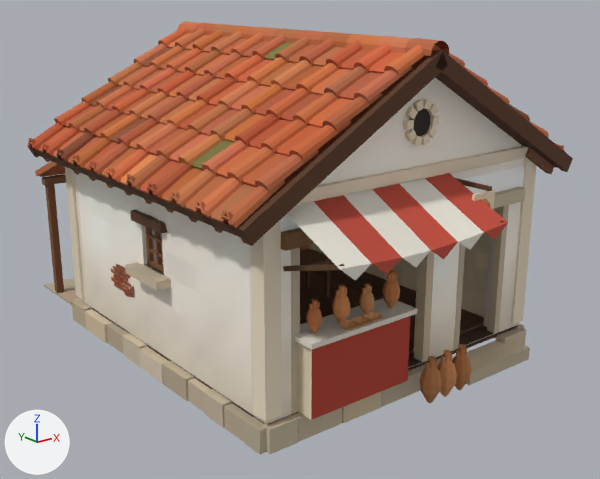
What one commit did to the glTF model godot/assets/kit/houses/artisan_3_1.glb.
Camera for both pictures: a 50 mm lens placed at (-5.69, -7.29, 4.02), pointed at (0.1, -0.05, 1.13). Lighting does not change. The marker at lower left points along +X, +Y and +Z. The first picture is the older version. Vertices at exactly the same position are counted once.

Script lines for the objects in view, before the commit:
```python
me_frieze = bpy.data.meshes.new('Frieze')
me_frieze.from_pydata(...)  # 4 vertices, 2 faces; spans x -1.74..1.74, y -1.96, z 1.88..2.12
me_frieze.materials.append(mat_friezemat)  # picture img_civ_white
me_house = bpy.data.meshes.new('House')
me_house.from_pydata(...)  # 6275 vertices, 8520 faces; spans x -2.22..2.23, y -2.72..3.27, z -0.02..3.51
me_house.materials.append(mat_civkit)
me_walls = bpy.data.meshes.new('Walls')
me_walls.from_pydata(...)  # 539 vertices, 852 faces; spans x -1.81..1.81, y -1.96..1.96, z 0.24..3.38
me_walls.materials.append(mat_civplaster)
ob_frieze = bpy.data.objects.new('Frieze', me_frieze)
ob_frieze.location = (0.0, 0.0, 0.0)
ob_house = bpy.data.objects.new('House', me_house)
ob_house.location = (0.0, 0.0, 0.0)
ob_walls = bpy.data.objects.new('Walls', me_walls)
ob_walls.location = (0.0, 0.0, 0.0)
# also in view: 'Rooms' at (0.0, 0.0, 1.81)
```
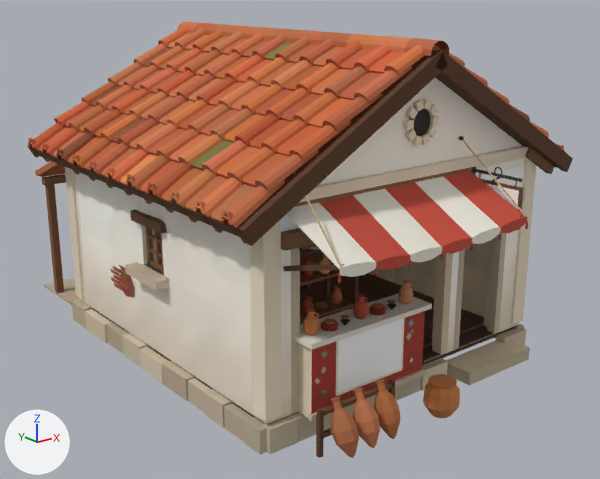
The change, as a diff of the scene's bpy script:
```diff
--- a/godot/assets/kit/houses/artisan_3_1.glb.py
+++ b/godot/assets/kit/houses/artisan_3_1.glb.py
@@ mat_civsign @@
+mat_civsign = bpy.data.materials.new('CivSign')
+# uses the picture img_civ_white
@@ mat_civwood @@
+mat_civwood = bpy.data.materials.new('CivWood')
+# uses the picture img_civ_white
@@ mat_civcloth @@
+mat_civcloth = bpy.data.materials.new('CivCloth')
+# uses the picture img_civ_white
@@ me_house @@
-me_house.from_pydata(...)  # 6275 vertices, 8520 faces; spans x -2.22..2.23, y -2.72..3.27, z -0.02..3.51
+me_house.from_pydata(...)  # 9117 vertices, 13490 faces; spans x -2.22..2.23, y -2.74..3.27, z -0.02..3.51
+# me_house part 1: the loose piece of 8 vertices spanning x 0.2..0.3, y -1.95..-1.83, z 0.24..1.86 is moved by (0.28, 0.0, 0.0)
+# me_house part 2: a new loose piece, a box spanning x -1.46..0.012, y -2.17..-2.13, z 0.24..0.3, in mat_civkit
+# me_house part 3: a new loose piece, a box spanning x -1.154..-0.294, y -2.145..-2.139, z 0.3834..0.9734, in mat_civkit
+# me_house part 4: the loose piece of 8 vertices spanning x -1.37..-1.35, y -2.04..-2.02, z 1.25..1.3 is multiplied about its middle by the matrix ((0.0, 0.79, -0.692), (-1.05, 0.0, 0.0), (0.0, 0.692, 0.79)), then moved by (-0.02, -0.11, -0.67)
+# me_house part 5: a new loose piece, a box spanning x -1.44..0.5, y -2.038..-2.022, z 1.772..1.788, in mat_civkit
+# me_house part 6: the loose piece of 57 vertices spanning x -1.39..-1.25, y -2.1..-1.96, z 1.01..1.33 is rebuilt with 70 vertices and now spans x -1.42..-1.27, y -2.08..-1.94, z 1.01..1.23
+# me_house part 7: 17 loose pieces with 305 vertices, spanning x -1.29..0.57, y -2.45..-1.95, z 0.0..2.16, are deleted
+# me_house part 8: 13 vertices moved from x -1.3..0.43, y -2.22..-1.79, z 0.24..2.1 to x -1.51..0.71, y -2.19..-1.79, z 0.24..2.14; 254 vertices removed from x -1.64..0.63, y -2.72..-1.95, z 1.01..2.22; 3164 vertices added at x -1.67..0.81, y -2.74..-0.96, z 0.0..2.56
+# me_house part 9: 2 kept faces spanning x -1.44..-0.01, y -2.14, z 0.24..0.96 get new vertex colours; the middle colour goes from red #b53f2d to red #a8392a
+# other edits to the shape of me_house do not show in these pictures
 me_house.materials.append(mat_civkit)
+me_house.materials.append(mat_civwood)
+me_house.materials.append(mat_civcloth)
+me_house.materials.append(mat_civsign)
@@ me_walls @@
-me_walls.from_pydata(...)  # 539 vertices, 852 faces; spans x -1.81..1.81, y -1.96..1.96, z 0.24..3.38
+me_walls.from_pydata(...)  # 533 vertices, 840 faces; spans x -1.81..1.81, y -1.96..1.96, z 0.24..3.38
+# me_walls part 10
+# 25 vertices are removed from x -1.5..1.2, y -1.95..1.96, z 0.24..1.86
+# 92 faces are deleted
+# 33 vertices in x -1.8..1.81, y -1.44..1.44, z 0.54..2.04 move by (-0.01, 0.0, 0.0)
+# 32 vertices in x -1.81..1.8, y -1.44..1.44, z 0.54..2.04 move by (0.01, 0.0, 0.0)
+# 18 vertices in x -1.79..1.81, y -1.95..1.44, z 0.54..2.34 move by (-0.02, 0.0, 0.0)
+# 16 vertices in x -1.81..1.79, y -1.44..1.44, z 0.54..2.04 move by (0.02, 0.0, 0.0)
+# 11 vertices in x -1.2..1.5, y -1.96..1.95, z 1.44..2.04 move by (0.0, 0.01, 0.0)
+# 11 vertices in x -1.5..1.5, y -1.95..1.96, z 0.54..2.04 move by (0.0, -0.01, 0.0)
+# 24 vertices move within x -1.81..1.8, y -1.96..1.96, z 0.24..2.04
+# 13 vertices are added at x -1.5..1.2, y -1.95..1.96, z 0.84..1.86
+# 6 new vertices lie (-0.1, 0.0, 0.0) away from vertices in x 0.68, y -1.95, z 0.24..1.76
+# 80 new faces join them
 me_walls.materials.append(mat_civplaster)
```

Where the change shows, as pixel boxes (x1, y1, x2, y2) in the pictures (600 x 479 px; the box of a moved part takes in the faces that stretch with it):
'House', reshaped
    before: (27, 22, 573, 454)
    after: (27, 22, 573, 458)
'Walls', reshaped
    before: (74, 78, 524, 424)
    after: (74, 78, 525, 424)
part 1 of me_house, moved or reshaped
    before: (414, 251, 434, 363)
    after: (432, 253, 453, 355)
part 2 of me_house, added
    after: (309, 369, 426, 422)
part 3 of me_house, added
    after: (336, 318, 405, 396)
part 4 of me_house, moved or reshaped
    before: (309, 304, 313, 310)
    after: (314, 378, 320, 384)
part 5 of me_house, added
    after: (304, 249, 321, 256)
part 6 of me_house, rebuilt (6% wider, 22% shorter)
    before: (307, 299, 322, 334)
    after: (303, 309, 319, 336)
part 7 of me_house, deleted
    before: (317, 178, 492, 404)
part 8 of me_house, built on
    before: (287, 173, 508, 349)
    after: (287, 136, 528, 458)
part 9 of me_house, recoloured
    before: (311, 316, 410, 420)
    after: (311, 311, 425, 414)
part 10 of me_walls, moved or reshaped
    before: (109, 164, 498, 368)
    after: (109, 164, 514, 363)
